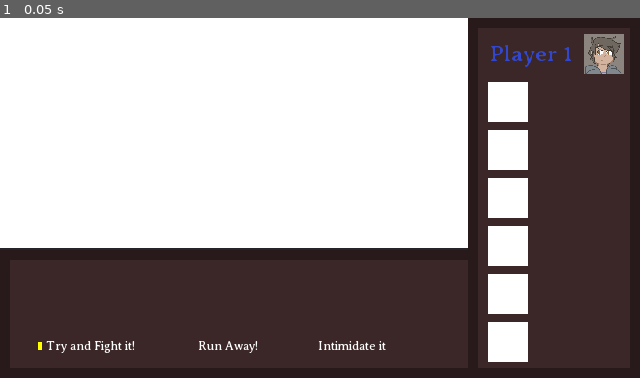
Above: before the commit, frame 1.
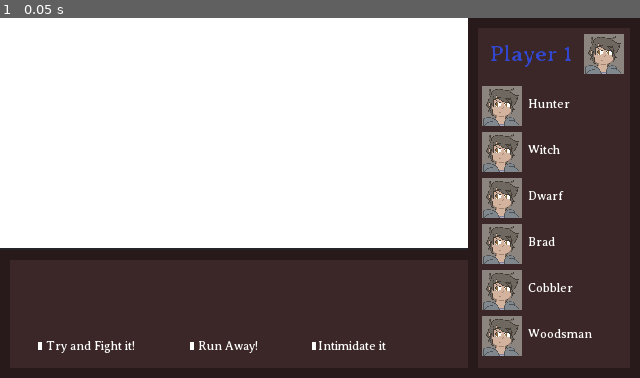
Above: after the commit, the same moment.

Repository: cmgreer/GameJam2020
Game: Godot game, scene res://OregonTrail/Scenes/OregonTrailRoot.tscn
Same seed, same stepped clock (60 frames per second), same inputs: the game is played once before the commit and once after it.
Inputs:
- Up to frame 1 (0.05 s): no input

The runs differ from the first frame. In frame 1, 5.5% of the frame differs, in the area x 5-93%, y 17-96%.
Error after the commit: Parse Error: Expected identifier as member (res://OregonTrail/Scenes/ChoicesBox.gd:47)

Commit message:
starting work on death

Diff:
--- a/godotProject/Global.gd
+++ b/godotProject/Global.gd
@@ -3,13 +3,7 @@
 
 
 #character_status 0==dead/not unlocked, 1==injured, 2==Healthy
-var hunter_status = 0
-var witch_status = 0
-var dwarf_status = 0
-var brad_status = 0
-var cobbler_status = 0
-var woodsman_status = 0
-var tinker_status = 0
+var character_status = [0,0,0,0,0,0,0]
 
 
 # Called when the node enters the scene tree for the first time.
--- a/godotProject/OregonTrail/Scenes/Beast.tscn
+++ b/godotProject/OregonTrail/Scenes/Beast.tscn
@@ -1,14 +1,15 @@
-[gd_scene load_steps=8 format=2]
+[gd_scene load_steps=9 format=2]
 
 [ext_resource path="res://OregonTrail/Fonts/Averia_Serif_Libre/AveriaSerifLibre-Regular.ttf" type="DynamicFontData" id=1]
 [ext_resource path="res://OregonTrail/Scenes/ChoicesBox.gd" type="Script" id=2]
 [ext_resource path="res://OregonTrail/portraits/player.png" type="Texture" id=3]
+[ext_resource path="res://OregonTrail/Scenes/CharacterBox.gd" type="Script" id=4]
 
 [sub_resource type="DynamicFont" id=4]
 size = 13
 font_data = ExtResource( 1 )
 
-[sub_resource type="DynamicFont" id=1]
+[sub_resource type="DynamicFont" id=5]
 size = 6
 font_data = ExtResource( 1 )
 
@@ -51,16 +52,17 @@
 margin_right = 81.0
 margin_bottom = 175.0
 color = Color( 0.235294, 0.156863, 0.156863, 1 )
-__meta__ = {
-"_edit_use_anchors_": false
-}
-
-[node name="player" type="Sprite" parent="Panel/CharacterBorder/CharacterBox"]
+script = ExtResource( 4 )
+__meta__ = {
+"_edit_use_anchors_": false
+}
+
+[node name="Player" type="Sprite" parent="Panel/CharacterBorder/CharacterBox"]
 position = Vector2( 63, 13 )
 scale = Vector2( 0.08, 0.08 )
 texture = ExtResource( 3 )
 
-[node name="HunterText" type="RichTextLabel" parent="Panel/CharacterBorder/CharacterBox/player"]
+[node name="PlayerText" type="RichTextLabel" parent="Panel/CharacterBorder/CharacterBox/Player"]
 margin_left = -712.5
 margin_top = -87.5
 margin_right = -653.5
@@ -73,158 +75,170 @@
 "_edit_use_anchors_": false
 }
 
-[node name="HunterIcon" type="ColorRect" parent="Panel/CharacterBorder/CharacterBox"]
-margin_left = 5.0
-margin_top = 27.0
-margin_right = 25.0
-margin_bottom = 47.0
-__meta__ = {
-"_edit_use_anchors_": false
-}
-
-[node name="Dead" type="ColorRect" parent="Panel/CharacterBorder/CharacterBox/HunterIcon"]
-margin_right = 20.0
-margin_bottom = 20.0
-color = Color( 0.262745, 0.219608, 0.219608, 0 )
-__meta__ = {
-"_edit_use_anchors_": false
-}
-
-[node name="HunterText" type="RichTextLabel" parent="Panel/CharacterBorder/CharacterBox/HunterIcon"]
-margin_left = 25.0
-margin_top = 28.0
-margin_right = 75.0
-margin_bottom = 41.0
-custom_fonts/normal_font = SubResource( 1 )
-__meta__ = {
-"_edit_use_anchors_": false
-}
-
-[node name="HunterIcon2" type="ColorRect" parent="Panel/CharacterBorder/CharacterBox"]
-margin_left = 5.0
-margin_top = 51.0
-margin_right = 25.0
-margin_bottom = 71.0
-__meta__ = {
-"_edit_use_anchors_": false
-}
-
-[node name="HunterText2" type="RichTextLabel" parent="Panel/CharacterBorder/CharacterBox/HunterIcon2"]
-margin_left = 25.0
-margin_top = -20.0
-margin_right = 75.0
-margin_bottom = -7.0
-custom_fonts/normal_font = SubResource( 1 )
-__meta__ = {
-"_edit_use_anchors_": false
-}
-
-[node name="Dead2" type="ColorRect" parent="Panel/CharacterBorder/CharacterBox/HunterIcon2"]
-margin_right = 20.0
-margin_bottom = 20.0
-color = Color( 0.262745, 0.219608, 0.219608, 0 )
-__meta__ = {
-"_edit_use_anchors_": false
-}
-
-[node name="HunterIcon3" type="ColorRect" parent="Panel/CharacterBorder/CharacterBox"]
-margin_left = 5.0
-margin_top = 75.0
-margin_right = 25.0
-margin_bottom = 95.0
-__meta__ = {
-"_edit_use_anchors_": false
-}
-
-[node name="HunterText" type="RichTextLabel" parent="Panel/CharacterBorder/CharacterBox/HunterIcon3"]
-margin_left = 25.0
-margin_top = 4.0
-margin_right = 75.0
-margin_bottom = 17.0
-custom_fonts/normal_font = SubResource( 1 )
-
-[node name="Dead3" type="ColorRect" parent="Panel/CharacterBorder/CharacterBox/HunterIcon3"]
-margin_right = 20.0
-margin_bottom = 20.0
-color = Color( 0.262745, 0.219608, 0.219608, 0 )
-__meta__ = {
-"_edit_use_anchors_": false
-}
-
-[node name="HunterIcon4" type="ColorRect" parent="Panel/CharacterBorder/CharacterBox"]
-margin_left = 5.0
-margin_top = 99.0
-margin_right = 25.0
-margin_bottom = 119.0
-__meta__ = {
-"_edit_use_anchors_": false
-}
-
-[node name="HunterText" type="RichTextLabel" parent="Panel/CharacterBorder/CharacterBox/HunterIcon4"]
-margin_left = 25.0
-margin_top = 4.0
-margin_right = 75.0
-margin_bottom = 17.0
-custom_fonts/normal_font = SubResource( 1 )
-
-[node name="Dead4" type="ColorRect" parent="Panel/CharacterBorder/CharacterBox/HunterIcon4"]
-margin_right = 20.0
-margin_bottom = 20.0
-color = Color( 0.262745, 0.219608, 0.219608, 0 )
-__meta__ = {
-"_edit_use_anchors_": false
-}
-
-[node name="HunterIcon5" type="ColorRect" parent="Panel/CharacterBorder/CharacterBox"]
-margin_left = 5.0
-margin_top = 123.0
-margin_right = 25.0
-margin_bottom = 143.0
-__meta__ = {
-"_edit_use_anchors_": false
-}
-
-[node name="HunterText" type="RichTextLabel" parent="Panel/CharacterBorder/CharacterBox/HunterIcon5"]
-margin_left = 25.0
-margin_top = 4.0
-margin_right = 75.0
-margin_bottom = 17.0
-custom_fonts/normal_font = SubResource( 1 )
-__meta__ = {
-"_edit_use_anchors_": false
-}
-
-[node name="Dead5" type="ColorRect" parent="Panel/CharacterBorder/CharacterBox/HunterIcon5"]
-margin_right = 20.0
-margin_bottom = 20.0
-color = Color( 0.262745, 0.219608, 0.219608, 0 )
-__meta__ = {
-"_edit_use_anchors_": false
-}
-
-[node name="HunterIcon6" type="ColorRect" parent="Panel/CharacterBorder/CharacterBox"]
-margin_left = 5.0
-margin_top = 147.0
-margin_right = 25.0
-margin_bottom = 167.0
-__meta__ = {
-"_edit_use_anchors_": false
-}
-
-[node name="HunterText" type="RichTextLabel" parent="Panel/CharacterBorder/CharacterBox/HunterIcon6"]
-margin_left = 25.0
-margin_top = 4.0
-margin_right = 75.0
-margin_bottom = 17.0
-custom_fonts/normal_font = SubResource( 1 )
-__meta__ = {
-"_edit_use_anchors_": false
-}
-
-[node name="Dead6" type="ColorRect" parent="Panel/CharacterBorder/CharacterBox/HunterIcon6"]
-margin_right = 20.0
-margin_bottom = 20.0
-color = Color( 0.262745, 0.219608, 0.219608, 0 )
+[node name="Character" type="Sprite" parent="Panel/CharacterBorder/CharacterBox"]
+position = Vector2( 12, 39 )
+scale = Vector2( 0.08, 0.08 )
+texture = ExtResource( 3 )
+
+[node name="RichTextLabel" type="RichTextLabel" parent="Panel/CharacterBorder/CharacterBox/Character"]
+margin_left = 162.5
+margin_top = -62.5
+margin_right = 210.5
+margin_bottom = -52.5
+rect_scale = Vector2( 12.5, 12.5 )
+custom_fonts/normal_font = SubResource( 5 )
+text = "Hunter"
+__meta__ = {
+"_edit_use_anchors_": false
+}
+
+[node name="Status" type="ColorRect" parent="Panel/CharacterBorder/CharacterBox/Character"]
+margin_left = -125.0
+margin_top = -125.0
+margin_right = -105.0
+margin_bottom = -105.0
+rect_scale = Vector2( 12.5, 12.5 )
+color = Color( 1, 1, 1, 0 )
+__meta__ = {
+"_edit_use_anchors_": false
+}
+
+[node name="Character2" type="Sprite" parent="Panel/CharacterBorder/CharacterBox"]
+position = Vector2( 12, 62 )
+scale = Vector2( 0.08, 0.08 )
+texture = ExtResource( 3 )
+
+[node name="RichTextLabel" type="RichTextLabel" parent="Panel/CharacterBorder/CharacterBox/Character2"]
+margin_left = 162.5
+margin_top = -62.5
+margin_right = 210.5
+margin_bottom = -52.5
+rect_scale = Vector2( 12.5, 12.5 )
+custom_fonts/normal_font = SubResource( 5 )
+text = "Witch"
+__meta__ = {
+"_edit_use_anchors_": false
+}
+
+[node name="Status" type="ColorRect" parent="Panel/CharacterBorder/CharacterBox/Character2"]
+margin_left = -125.0
+margin_top = -125.0
+margin_right = -105.0
+margin_bottom = -105.0
+rect_scale = Vector2( 12.5, 12.5 )
+color = Color( 1, 1, 1, 0 )
+__meta__ = {
+"_edit_use_anchors_": false
+}
+
+[node name="Character3" type="Sprite" parent="Panel/CharacterBorder/CharacterBox"]
+position = Vector2( 12, 85 )
+scale = Vector2( 0.08, 0.08 )
+texture = ExtResource( 3 )
+
+[node name="RichTextLabel" type="RichTextLabel" parent="Panel/CharacterBorder/CharacterBox/Character3"]
+margin_left = 162.5
+margin_top = -62.5
+margin_right = 210.5
+margin_bottom = -52.5
+rect_scale = Vector2( 12.5, 12.5 )
+custom_fonts/normal_font = SubResource( 5 )
+text = "Dwarf"
+__meta__ = {
+"_edit_use_anchors_": false
+}
+
+[node name="Status" type="ColorRect" parent="Panel/CharacterBorder/CharacterBox/Character3"]
+margin_left = -125.0
+margin_top = -125.0
+margin_right = -105.0
+margin_bottom = -105.0
+rect_scale = Vector2( 12.5, 12.5 )
+color = Color( 1, 1, 1, 0 )
+__meta__ = {
+"_edit_use_anchors_": false
+}
+
+[node name="Character4" type="Sprite" parent="Panel/CharacterBorder/CharacterBox"]
+position = Vector2( 12, 108 )
+scale = Vector2( 0.08, 0.08 )
+texture = ExtResource( 3 )
+
+[node name="RichTextLabel" type="RichTextLabel" parent="Panel/CharacterBorder/CharacterBox/Character4"]
+margin_left = 162.5
+margin_top = -62.5
+margin_right = 210.5
+margin_bottom = -52.5
+rect_scale = Vector2( 12.5, 12.5 )
+custom_fonts/normal_font = SubResource( 5 )
+text = "Brad"
+__meta__ = {
+"_edit_use_anchors_": false
+}
+
+[node name="Status" type="ColorRect" parent="Panel/CharacterBorder/CharacterBox/Character4"]
+margin_left = -125.0
+margin_top = -125.0
+margin_right = -105.0
+margin_bottom = -105.0
+rect_scale = Vector2( 12.5, 12.5 )
+color = Color( 1, 1, 1, 0 )
+__meta__ = {
+"_edit_use_anchors_": false
+}
+
+[node name="Character5" type="Sprite" parent="Panel/CharacterBorder/CharacterBox"]
+position = Vector2( 12, 131 )
+scale = Vector2( 0.08, 0.08 )
+texture = ExtResource( 3 )
+
+[node name="RichTextLabel" type="RichTextLabel" parent="Panel/CharacterBorder/CharacterBox/Character5"]
+margin_left = 162.5
+margin_top = -62.5
+margin_right = 210.5
+margin_bottom = -52.5
+rect_scale = Vector2( 12.5, 12.5 )
+custom_fonts/normal_font = SubResource( 5 )
+text = "Cobbler"
+__meta__ = {
+"_edit_use_anchors_": false
+}
+
+[node name="Status" type="ColorRect" parent="Panel/CharacterBorder/CharacterBox/Character5"]
+margin_left = -125.0
+margin_top = -125.0
+margin_right = -105.0
+margin_bottom = -105.0
+rect_scale = Vector2( 12.5, 12.5 )
+color = Color( 1, 1, 1, 0 )
+__meta__ = {
+"_edit_use_anchors_": false
+}
+
+[node name="Character6" type="Sprite" parent="Panel/CharacterBorder/CharacterBox"]
+position = Vector2( 12, 154 )
+scale = Vector2( 0.08, 0.08 )
+texture = ExtResource( 3 )
+
+[node name="RichTextLabel" type="RichTextLabel" parent="Panel/CharacterBorder/CharacterBox/Character6"]
+margin_left = 162.5
+margin_top = -62.5
+margin_right = 210.5
+margin_bottom = -52.5
+rect_scale = Vector2( 12.5, 12.5 )
+custom_fonts/normal_font = SubResource( 5 )
+text = "Woodsman"
+__meta__ = {
+"_edit_use_anchors_": false
+}
+
+[node name="Status" type="ColorRect" parent="Panel/CharacterBorder/CharacterBox/Character6"]
+margin_left = -125.0
+margin_top = -125.0
+margin_right = -105.0
+margin_bottom = -105.0
+rect_scale = Vector2( 12.5, 12.5 )
+color = Color( 1, 1, 1, 0 )
 __meta__ = {
 "_edit_use_anchors_": false
 }
--- /dev/null
+++ b/godotProject/OregonTrail/Scenes/CharacterBox.gd
@@ -0,0 +1,25 @@
+extends ColorRect
+
+
+# Declare member variables here. Examples:
+# var a = 2
+# var b = "text"
+
+
+# Called when the node enters the scene tree for the first time.
+func _ready():
+	var player_vars = get_node("/root/root")
+	connect("status_character", get_parent().get_parent().get_child(2).get_child(0), "color_status")
+
+func color_status(charNum, status):
+	if status == 0:
+		get_child(charNum).get_child(1).color = Color.gray
+	elif status == 1:
+		get_child(charNum).get_child(1).color = Color.red
+	elif status ==2:
+		get_child(charNum).get_child(1).color = Color(0,0,0,0)
+
+
+# Called every frame. 'delta' is the elapsed time since the previous frame.
+#func _process(delta):
+#	pass
--- a/godotProject/OregonTrail/Scenes/ChoicesBox.gd
+++ b/godotProject/OregonTrail/Scenes/ChoicesBox.gd
@@ -4,6 +4,8 @@
 # var a = 2
 # var b = "text"
 var selected_option
+var selected_character
+signal status_character(charnum, status)
 
 func change_selected_color():
 	$Pointer0.color = Color("3C2828")
@@ -40,17 +42,22 @@
 				2:
 					pass #TODO: choice 2
 
-func status_character():
-	$Pointer0.color = Color("3C2828")
-	$Pointer1.color = Color("3C2828")
-	$Pointer2.color = Color("3C2828")
+func status_character(): #unfinished
+	for i in range(1,7):
+		emit_signal("status_character", i, global.)
 
-	match selected_option:
+	match selected_character:
 		0:
 			$Pointer0.color = Color.yellow
 		1:
 			$Pointer1.color = Color.yellow
 		2:
+			$Pointer2.color = Color.yellow
+		3:
+			$Pointer2.color = Color.yellow
+		4:
+			$Pointer2.color = Color.yellow
+		5:
 			$Pointer2.color = Color.yellow
 
 # Called when the node enters the scene tree for the first time.
